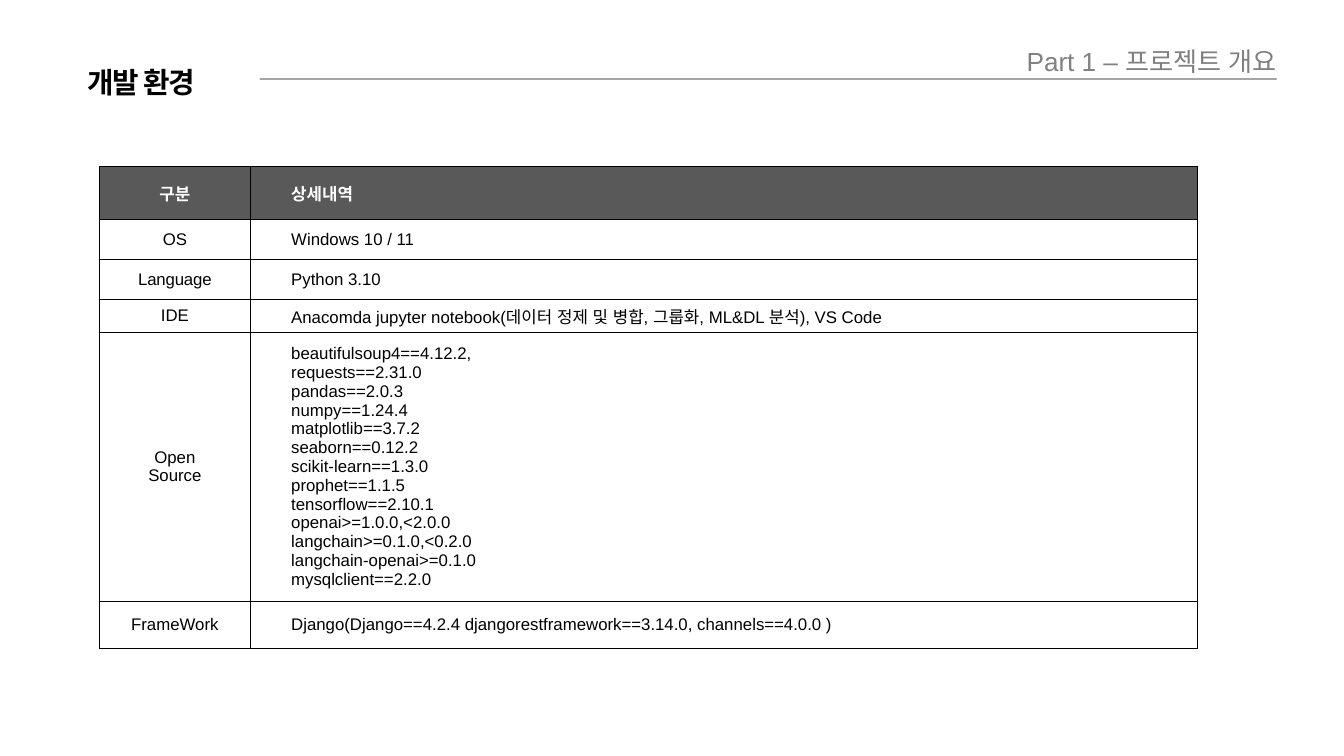
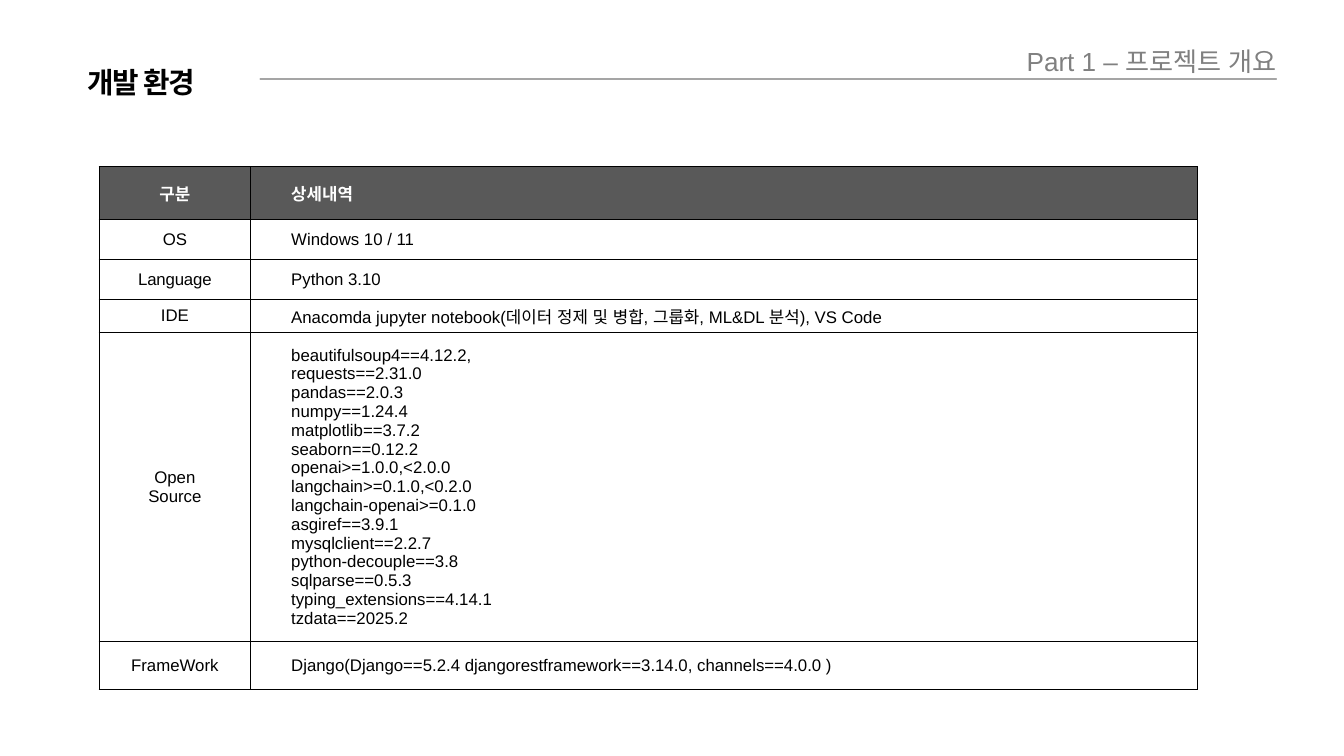
Before and after one commit to cwal8202/Chill_Tuna, a slide deck: slide 9 of 01_Planning/ChillTuna_LLM을 활용한 페르소나 시장조사+시뮬레이터_ver_2.2.pptx. Drawn at 1344x756 pixels with LibreOffice and Linux fonts; fonts in the diff are those of the drawing. Boxes give left, top, right and bottom in pixels: in the first picture for what was removed or moved away, otherwise in the second. Text is boxed around its words. In the diff, an @@ line names an element or a change of style, - is before the commit and + after.

```diff
--- a/01_Planning/ChillTuna_LLM을 활용한 페르소나 시장조사+시뮬레이터_ver_2.2.pptx
+++ b/01_Planning/ChillTuna_LLM을 활용한 페르소나 시장조사+시뮬레이터_ver_2.2.pptx
@@ table at (99,167,1198,689) @@
-row 5, column 2: beautifulsoup4==4.12.2, / requests==2.31.0 / pandas==2.0.3 / numpy==1.24.4 / matplotlib==3.7.2 / seaborn==0.12.2 / scikit-learn==1.3.0 / prophet==1.1.5 / tensorflow==2.10.1 / openai>=1.0.0,<2.0.0 / langchain>=0.1.0,<0.2.0 / langchain-openai>=0.1.0 / mysqlclient==2.2.0
+row 5, column 2: beautifulsoup4==4.12.2, / requests==2.31.0 / pandas==2.0.3 / numpy==1.24.4 / matplotlib==3.7.2 / seaborn==0.12.2 / openai>=1.0.0,<2.0.0 / langchain>=0.1.0,<0.2.0 / langchain-openai>=0.1.0 / asgiref==3.9.1 / mysqlclient==2.2.7 / python-decouple==3.8 / sqlparse==0.5.3 / typing_extensions==4.14.1 / tzdata==2025.2
-row 6, column 2: Django(Django==4.2.4 djangorestframework==3.14.0, channels==4.0.0 )
+row 6, column 2: Django(Django==5.2.4 djangorestframework==3.14.0, channels==4.0.0 )
```
Also in this commit, not shown: 3 other slides changed, 3 slides added, 1 slide removed, 28 other files.
